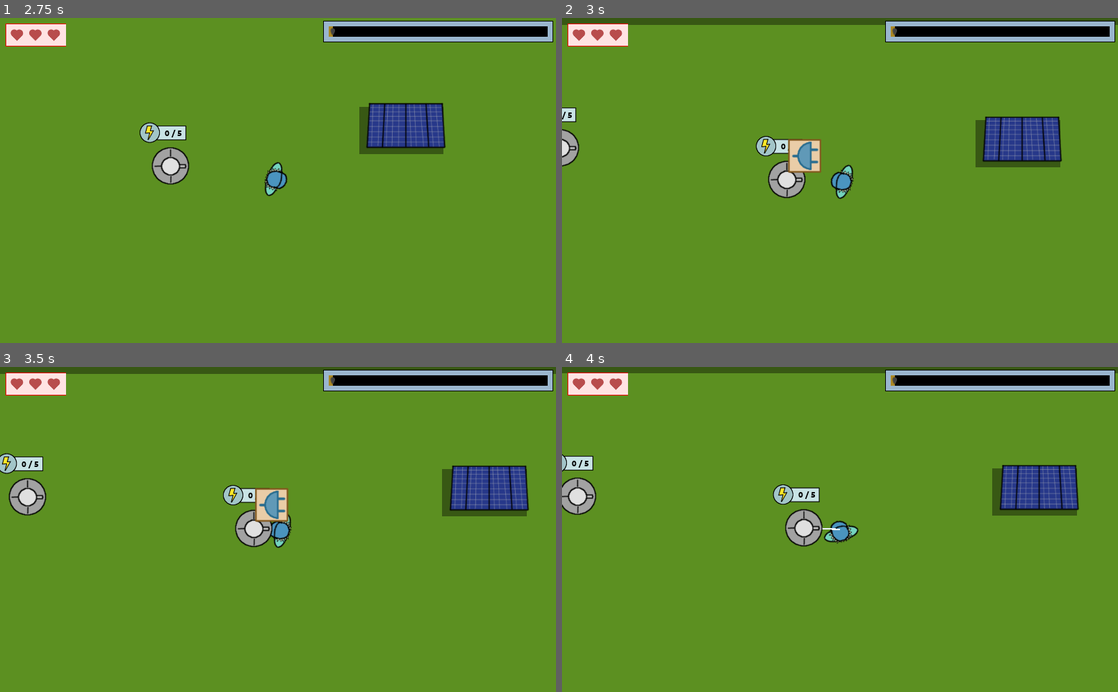
Above: before the commit, frames 1-4 (two rows, left to right).
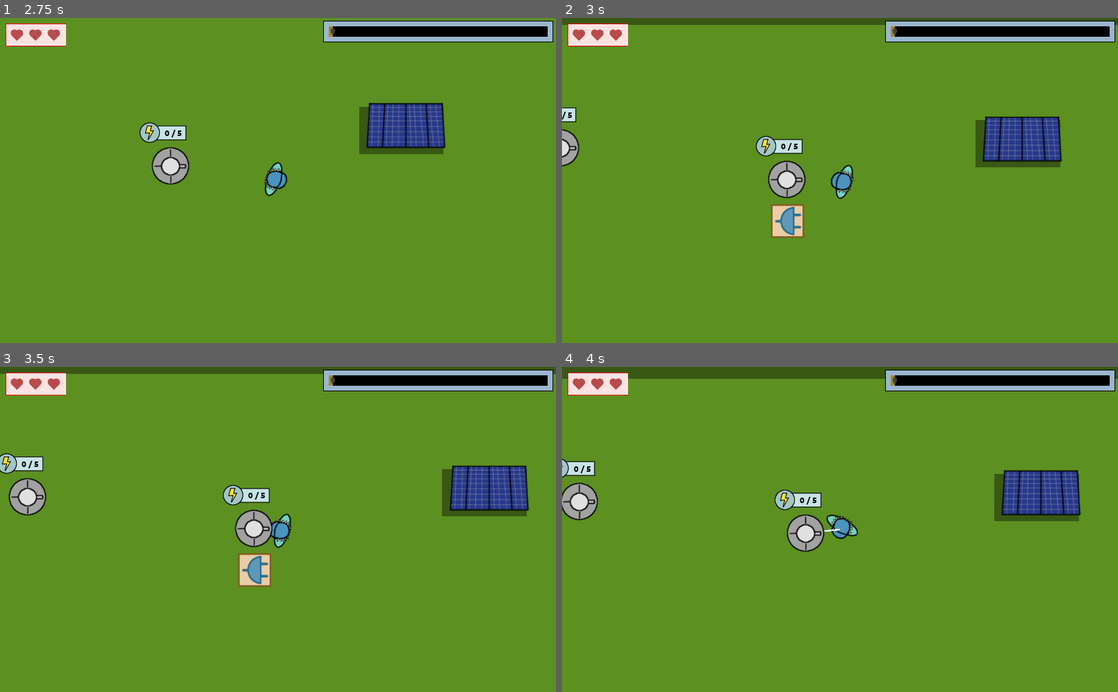
Above: after the commit, the same moments.

Repository: moisesjbc/spain-game-dev-jam-3
Game: Godot game, scene res://menus/main_menu/main_menu.tscn
Two runs of this game, one before a commit and one after it. Both use one fixed random seed, a clock stepped at 60 frames per second and the inputs below.
Inputs (mouse positions are in pixels of both pictures, inside the frame that each line leads up to; where the layout moved, square brackets give the same spot in the first picture):
- Up to frame 1 (2.75 s): click "Jugar" at 0.5 s; tap Enter at 1.25, 1.35, 2.1 s; move the mouse to (250, 245) at 1.27 s; hold Up (ui_up) from 1.28 s (still down); move the mouse to (444, 229) at 2.02 s
- Up to frame 2 (3 s): move the mouse to (673, 131) at 2.77 s; release Up (ui_up) at 2.78 s; hold Left (ui_left) from 2.78 s (still down); tap Enter at 2.85 s
- Up to frame 3 (3.5 s): keep holding Left (ui_left)
- Up to frame 4 (4 s): release Left (ui_left) at 3.5 s; click (817, 571) [834, 506] at 3.5 s

Frame 1 is identical in both runs. In frame 2, 1.2% of the frame differs, in the area x 37-47%, y 37-68%; in frame 3, 1.2%; in frame 4, 4.6%, in the area x 0-100%, y 1-57%.

Commit message:
Ajusta posición de los botones de conexión y desconexión

Diff:
--- a/godot-project/gameplay/buildings/generator/generator.tscn
+++ b/godot-project/gameplay/buildings/generator/generator.tscn
@@ -34,4 +34,4 @@
 shape = SubResource( 1 )
 
 [node name="building_menu" parent="." instance=ExtResource( 3 )]
-position = Vector2( -27.7187, -82.4069 )
+position = Vector2( -32.4809, -31.61 )
--- a/godot-project/gameplay/buildings/investigation_centre/investigation_centre.tscn
+++ b/godot-project/gameplay/buildings/investigation_centre/investigation_centre.tscn
@@ -43,7 +43,7 @@
 ]]
 
 [node name="building_menu" parent="." instance=ExtResource( 3 )]
-position = Vector2( -28.5773, -17.7114 )
+position = Vector2( -31.0971, 33.9453 )
 
 [node name="energy_label" parent="." instance=ExtResource( 4 )]
 [connection signal="timeout" from="investigation_timer" to="." method="_on_investigation_timer_timeout"]
--- a/godot-project/gameplay/buildings/turret/turret.tscn
+++ b/godot-project/gameplay/buildings/turret/turret.tscn
@@ -39,7 +39,7 @@
 shape = SubResource( 2 )
 
 [node name="building_menu" parent="." instance=ExtResource( 3 )]
-position = Vector2( -26.2204, -77.5374 )
+position = Vector2( -31.4645, 45.3237 )
 
 [node name="shoot_charging_timer" type="Timer" parent="."]
 one_shot = true
--- a/godot-project/gameplay/gui/building_menu/building_menu.gd
+++ b/godot-project/gameplay/gui/building_menu/building_menu.gd
@@ -7,12 +7,9 @@
 
 
 func _ready():
-	var new_position = get_parent().global_position
-	new_position.y -= 75
-	set_as_toplevel(true)
-	global_position = new_position
 	visible = false
 	building = get_parent()
+
 	for action in $control/container.get_children():
 		action.menu = self
 		action.building = get_parent()
